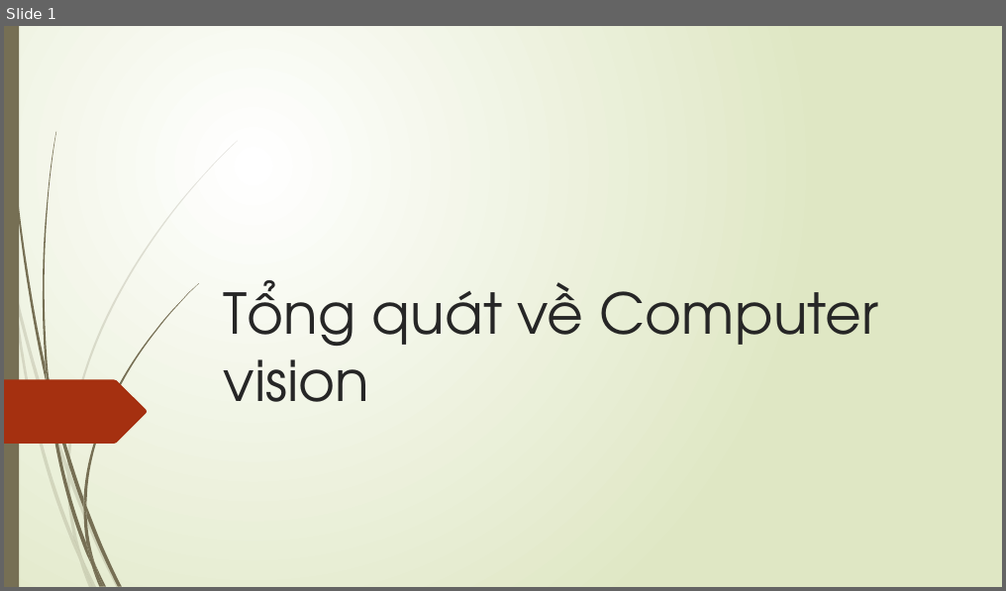
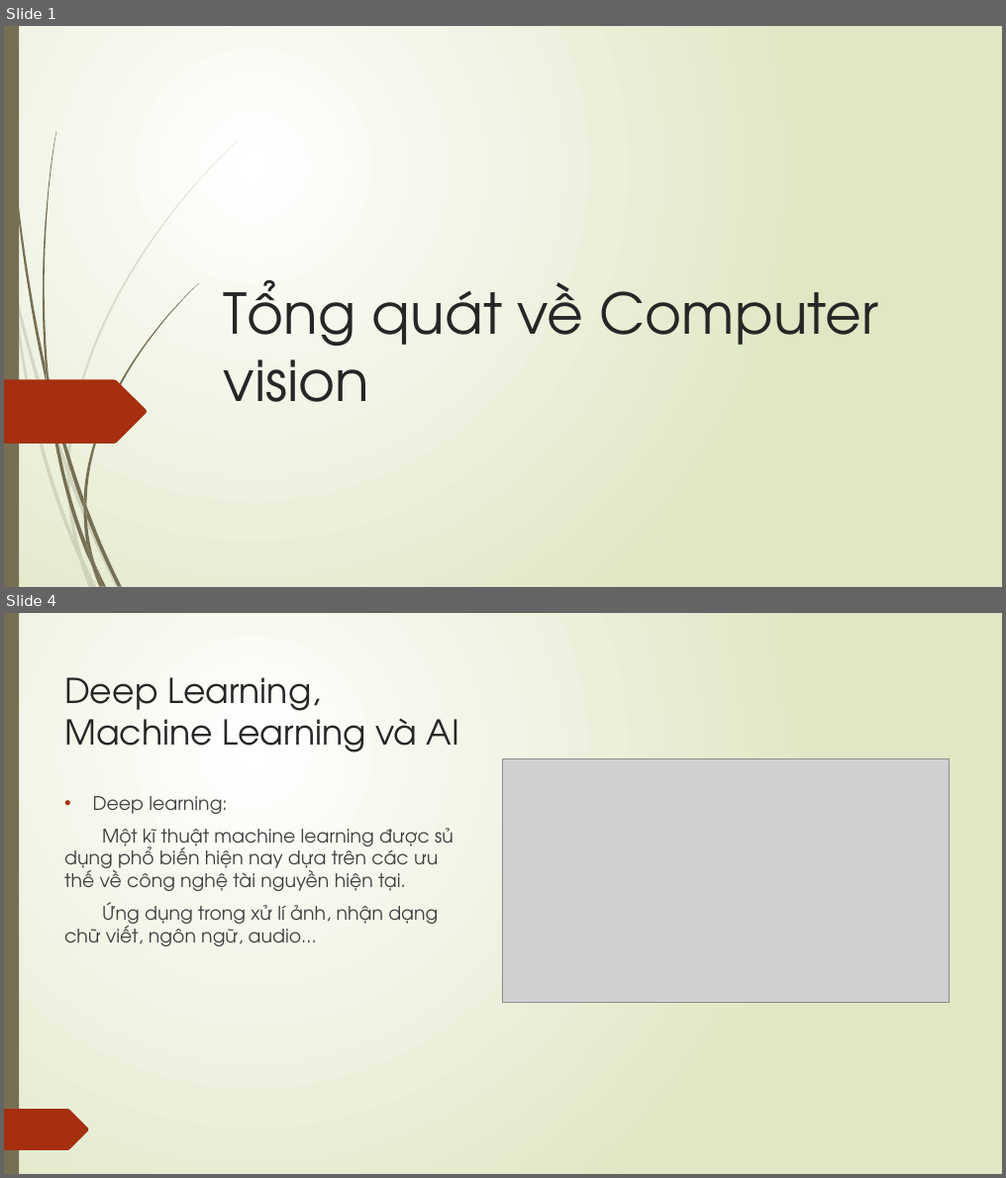
Before and after one commit to levinhhoang16/PyOpenCVCourse, a slide deck: Lecture/TongQuatComputerVision.pptx. Shown one above the other, each under a label of ours: slide 1 before the commit, slides 1 and 4 after it; the slides between them are not shown. The pictures are 1006x591 and 1006x1178 pixels, drawn with LibreOffice and Linux fonts; fonts in the diff are those of the drawing; grey boxes stand for pictures. Boxes give left, top, right and bottom in pixels: in the first picture for what was removed or moved away, otherwise in the second. Text is boxed around its words. In the diff, an @@ line names an element or a change of style, - is before the commit and + after.

```diff
--- a/Lecture/TongQuatComputerVision.pptx
+++ b/Lecture/TongQuatComputerVision.pptx
@@ slide 4 added at (x1=4, y1=613, x2=1002, y2=1174), background gradient #FFFFFF to #DFE8C4; not listed: 22 template elements that a slide beside it also shows @@
@@ rectangle added at (x1=4, y1=613, x2=1002, y2=1174), fill gradient #FFFFFF to #DFE8C4 @@
@@ rectangle added at (x1=4, y1=613, x2=19, y2=1174), fill #766F54 @@
@@ freeform shape added at (x1=4, y1=671, x2=135, y2=713), fill #A53010 @@
@@ title added at (x1=64, y1=677, x2=459, y2=753), 33 pt, text #262626 @@
+Deep Learning, Machine Learning và AI
@@ picture added at (x1=503, y1=759, x2=948, y2=1002) @@
@@ text added at (x1=64, y1=796, x2=453, y2=947), 18 pt, text #404040 @@
+• Deep learning:
+Một kĩ thuật machine learning được sủ dụng phổ biến hiện nay dựa trên các ưu thế về công nghệ tài nguyền hiện tại.
+Ứng dụng trong xử lí ảnh, nhận dạng chữ viết, ngôn ngữ, audio...
@@ freeform shape added at (x1=4, y1=1109, x2=89, y2=1151), fill #A53010 @@
```
Also in this commit, not shown: 3 other slides added, 1 other file.
